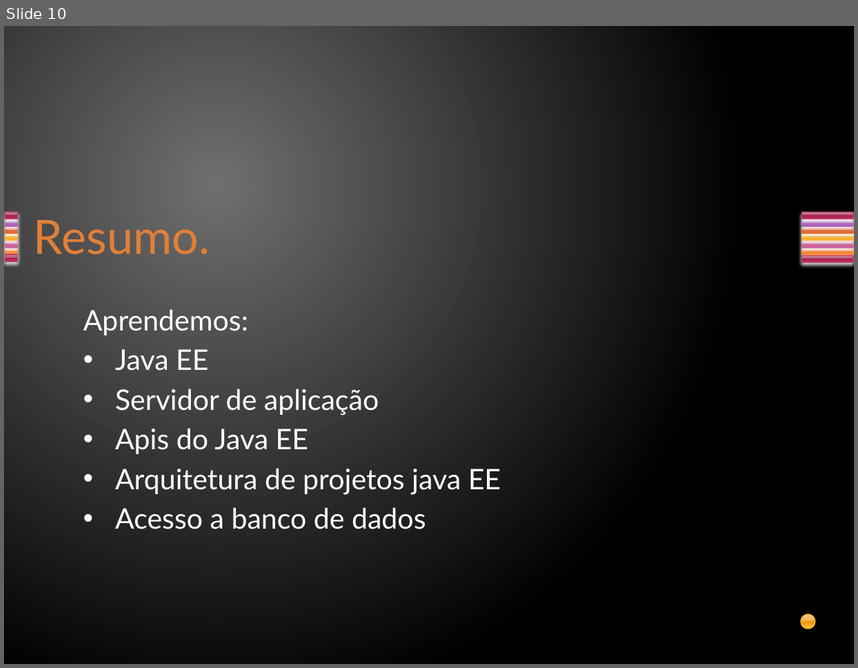
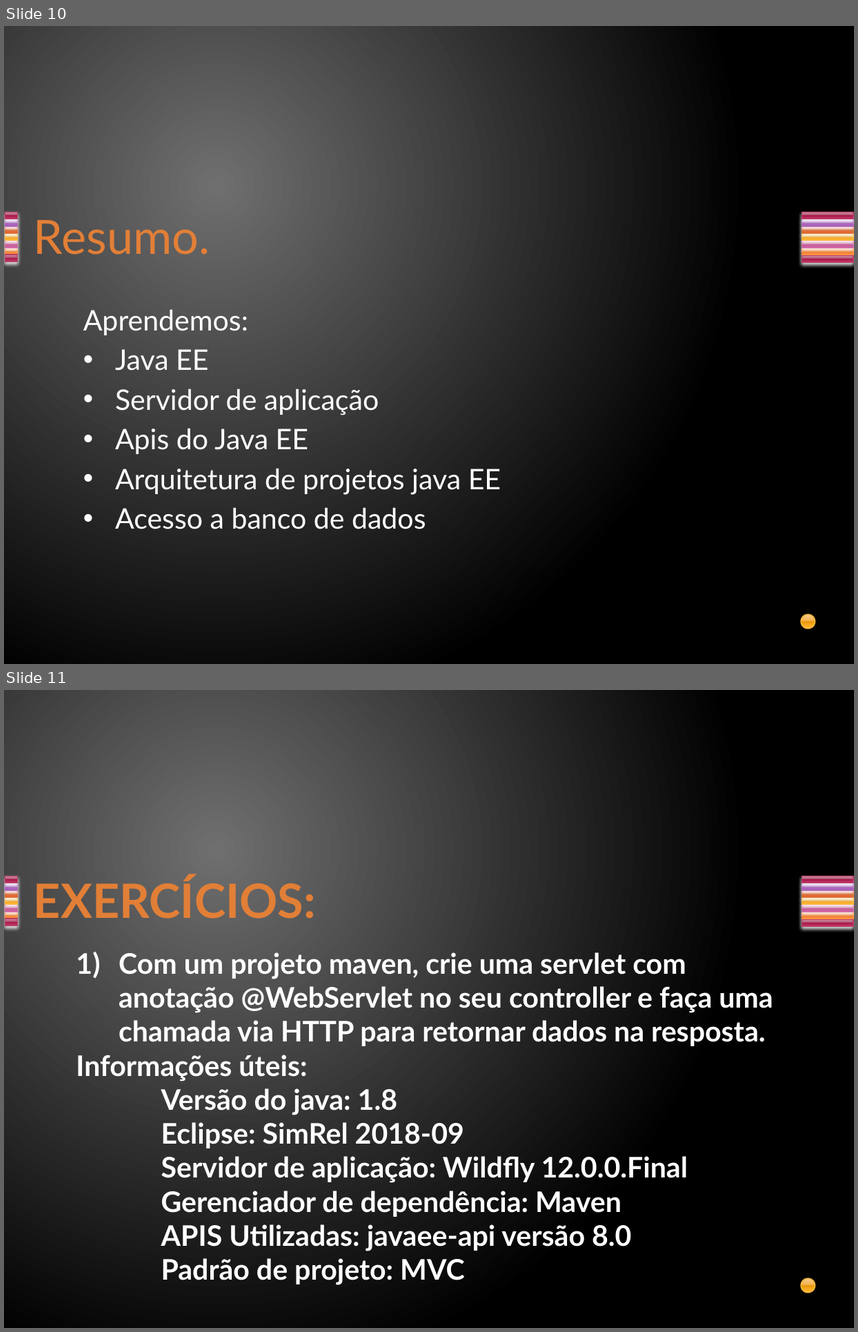
Before and after one commit to davirj9/javaAvancado, a slide deck: AulasAvancado/src/main/resources/br/com/Aula1/JavaEE.pptx. Shown one above the other, each under a label of ours: slide 10 before the commit, slides 10 and 11 after it. The pictures are 858x668 and 858x1332 pixels, drawn with LibreOffice and Linux fonts; fonts in the diff are those of the drawing. Boxes give left, top, right and bottom in pixels: in the first picture for what was removed or moved away, otherwise in the second. Text is boxed around its words. In the diff, an @@ line names an element or a change of style, - is before the commit and + after.

```diff
--- a/AulasAvancado/src/main/resources/br/com/Aula1/JavaEE.pptx
+++ b/AulasAvancado/src/main/resources/br/com/Aula1/JavaEE.pptx
@@ slide 11 added at [4,690,854,1328], background gradient #707070 to #000000; not listed: 15 template elements that a slide beside it also shows @@
@@ title added at [34,877,316,918], 40 pt, text gradient #E38037 to #FA8D3D, bold @@
+EXERCÍCIOS:
@@ text added at [76,952,773,1285], 24 pt, text #FFFFFF, bold @@
+1) Com um projeto maven, crie uma servlet com anotação @WebServlet no seu controller e faça uma chamada via HTTP para retornar dados na resposta.
+Informações úteis:
+Versão do java: 1.8
+Eclipse: SimRel 2018‑09
+Servidor de aplicação: Wildfly 12.0.0.Final
+Gerenciador de dependência: Maven
+APIS Utilizadas: javaee-api versão 8.0
+Padrão de projeto: MVC
```
Also in this commit, not shown: 1 other slide added, 2 slides removed, 2 other files.
